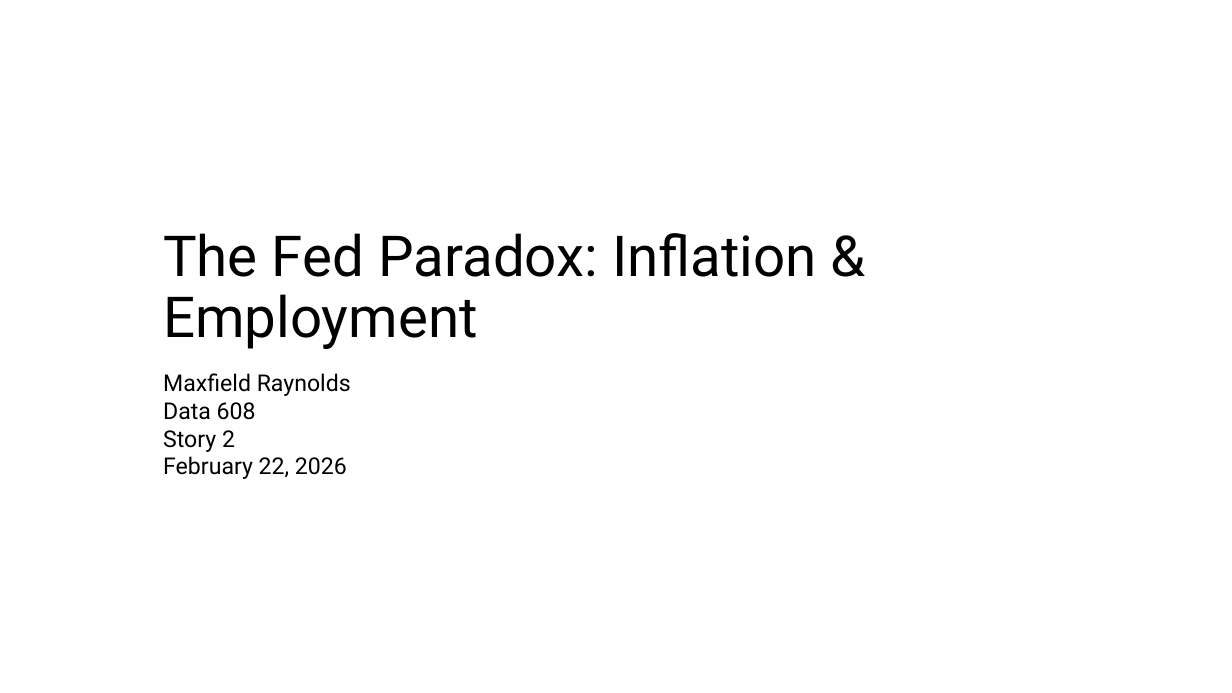
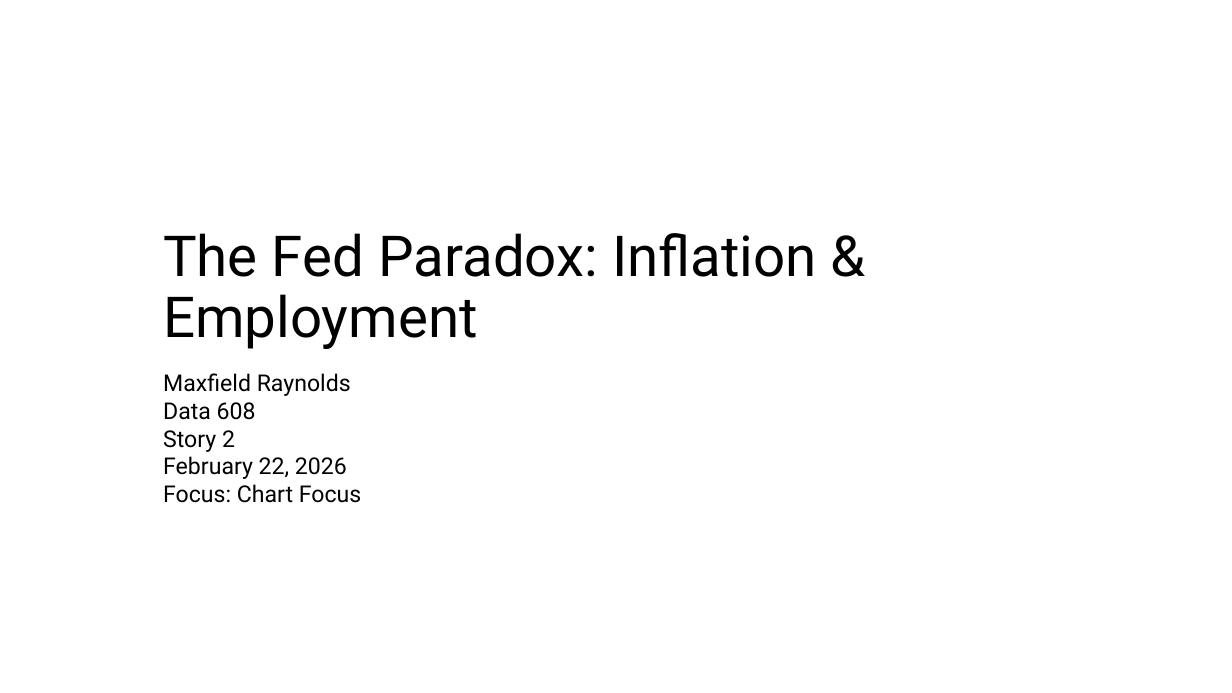
Before and after one commit to mraynolds/data608, a slide deck: slide 1 of story2/story2v2.pptx. Drawn at 1232x693 pixels with LibreOffice and Linux fonts; fonts in the diff are those of the drawing. Boxes give left, top, right and bottom in pixels: in the first picture for what was removed or moved away, otherwise in the second. Text is boxed around its words. In the diff, an @@ line names an element or a change of style, - is before the commit and + after.

```diff
--- a/story2/story2v2.pptx
+++ b/story2/story2v2.pptx
@@ subtitle at (163, 484, 361, 503): paragraph added @@
+Focus: Chart Focus
```
Also in this commit, not shown: 1 other file.
